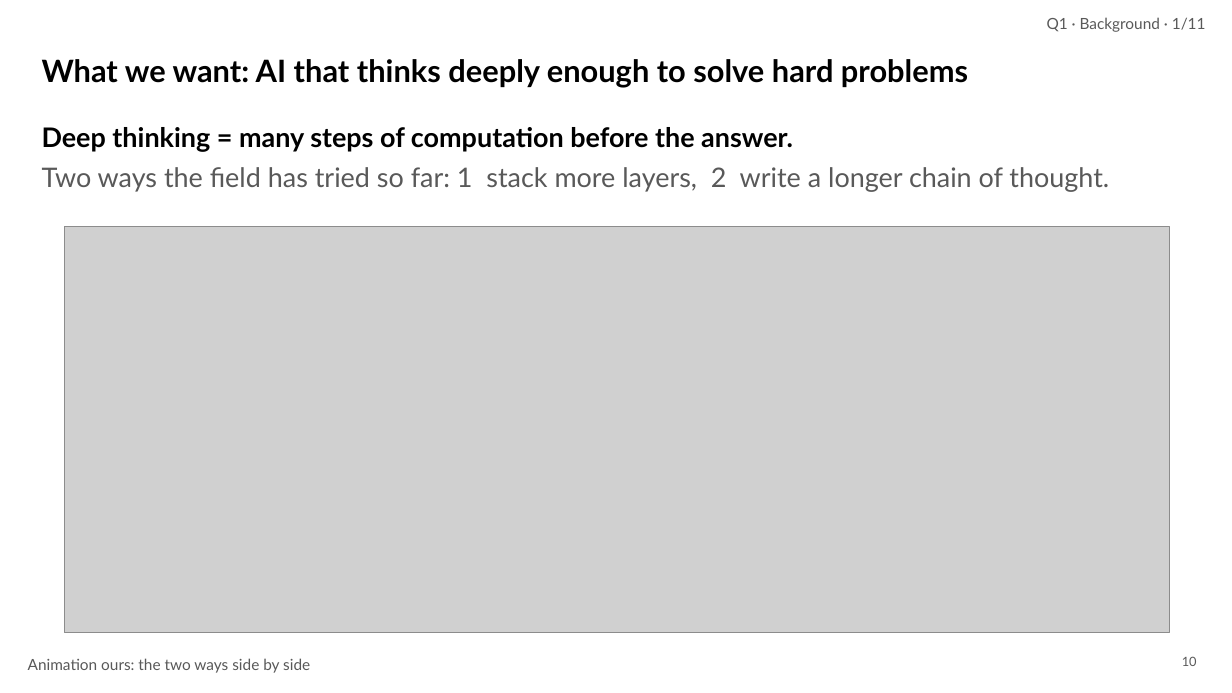
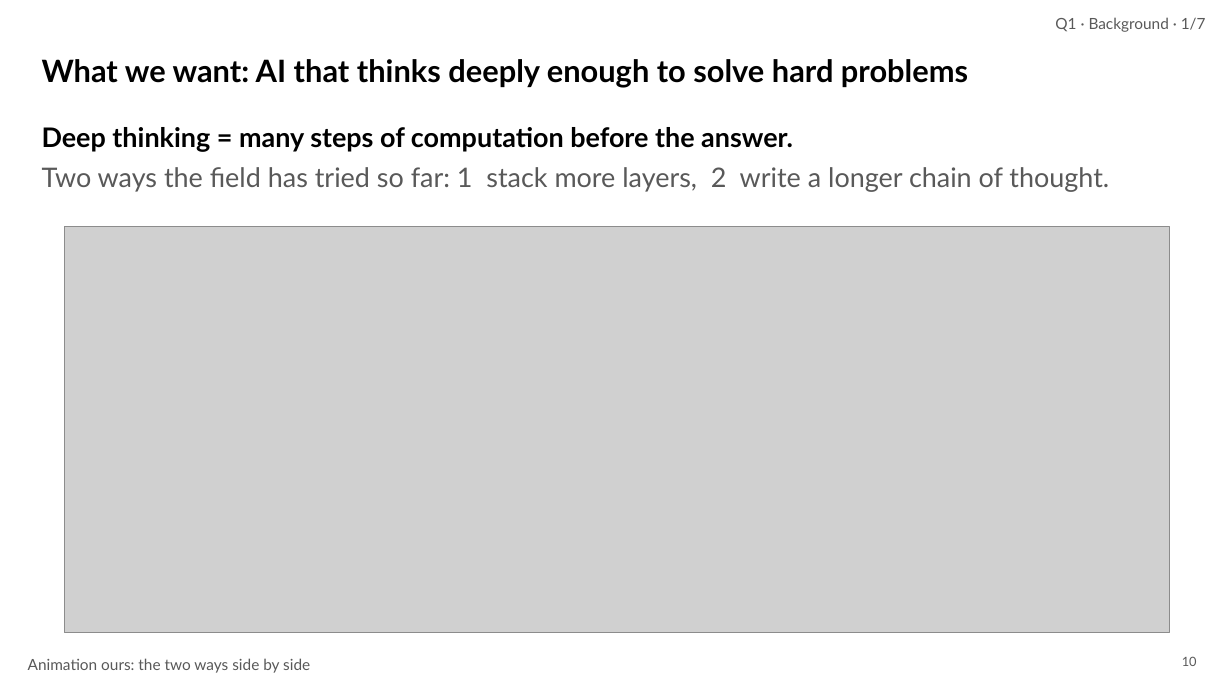
Before and after one commit to irregular6612/agi-hw2, a slide deck: slide 10 of build/out/looped-transformers.pptx. Drawn at 1232x693 pixels with LibreOffice and Linux fonts; fonts in the diff are those of the drawing; grey boxes stand for pictures. Boxes give left, top, right and bottom in pixels: in the first picture for what was removed or moved away, otherwise in the second. Text is boxed around its words. In the diff, an @@ line names an element or a change of style, - is before the commit and + after.

```diff
--- a/build/out/looped-transformers.pptx
+++ b/build/out/looped-transformers.pptx
@@ text at (x1=1055, y1=17, x2=1206, y2=32): text changed @@
-Q1 · Background · 1/11
+Q1 · Background · 1/7
```
Also in this commit, not shown: 21 other slides changed, 2 slides added, 5 slides removed, 13 other files.
